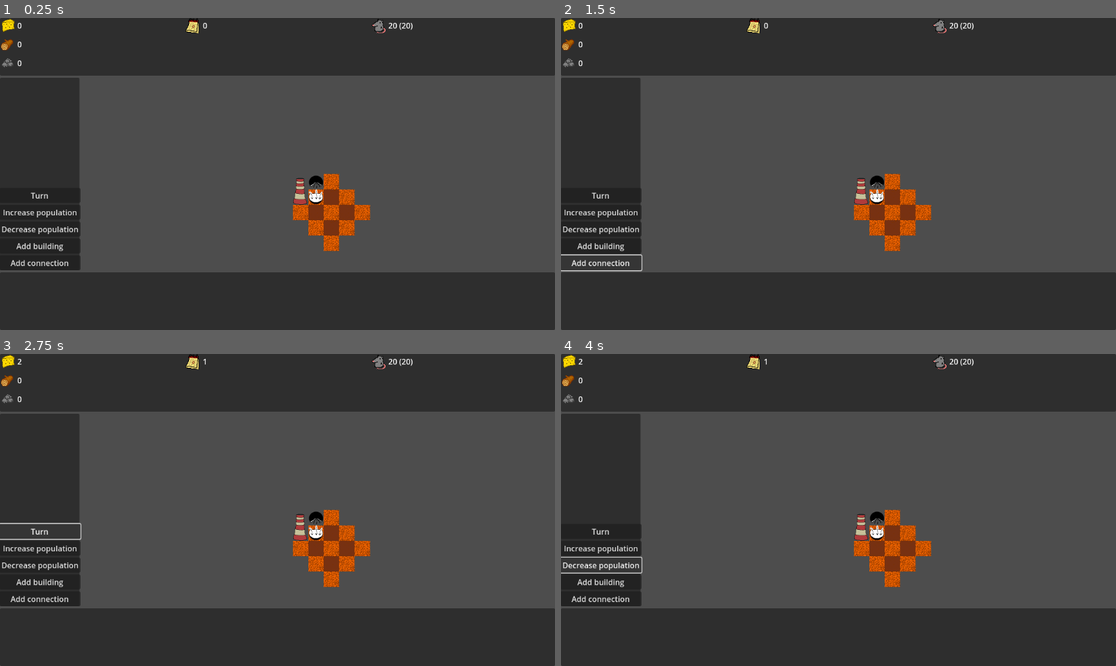
Above: before the commit, frames 1-4 (two rows, left to right).
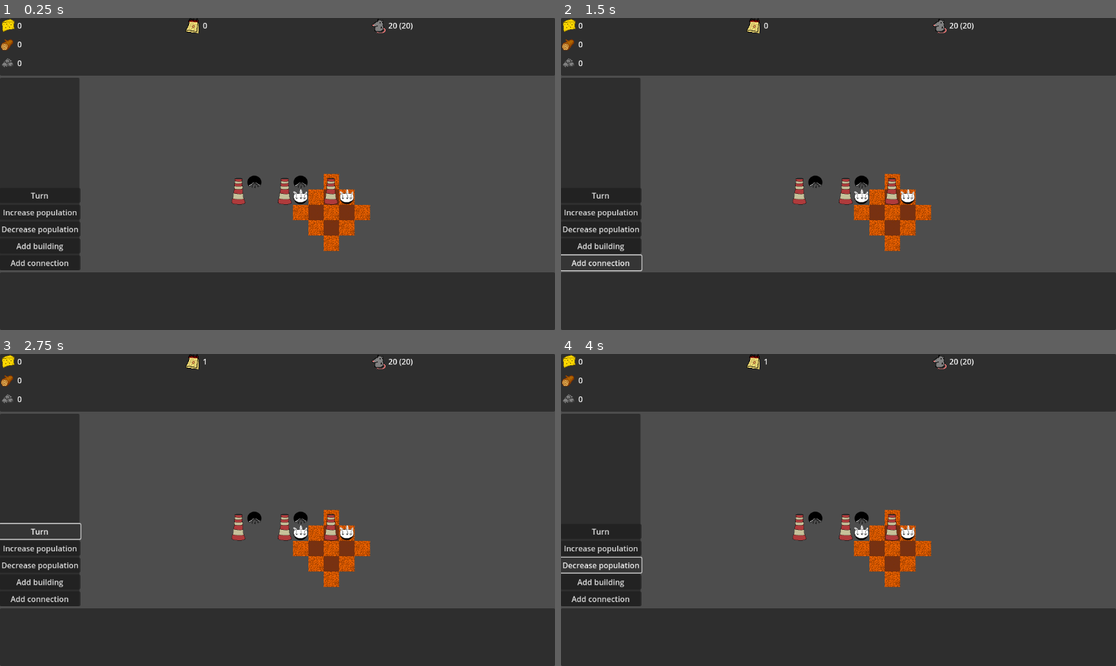
Above: after the commit, the same moments.

Repository: Roling551/td
Game: Godot game, scene res://scenes/node_2d.tscn
The game is run twice, just before and just after one commit, with the same random seed, the same clock (stepped at 60 frames per second) and the same inputs.
Inputs:
- Up to frame 1 (0.25 s): no input
- Up to frame 2 (1.5 s): click "Add building" at 0.5 s; click "Add connection" at 1.25 s
- Up to frame 3 (2.75 s): click "Turn" at 2 s
- Up to frame 4 (4 s): click "Increase population" at 2.75 s; click "Decrease population" at 3.5 s

The runs differ from the first frame. In frame 1, 1.0% of the frame differs, in the area x 41-64%, y 50-60%; in frame 2, 1.0%; in frame 3, 1.0%, in the area x 3-64%, y 1-60%; in frame 4, 1.0%.

Commit message:
Add basic production floow

Diff:
--- a/scripts/building_tiles/InputTile.gd
+++ b/scripts/building_tiles/InputTile.gd
@@ -1,6 +1,15 @@
 extends BuildingTile
 class_name InputTile
+
+var payload
 
 func _init(building):
 	super(building)
 	tile_type = TILE_TYPE.INPUT
+
+func forward(_payload):
+	payload = _payload
+	building.building_components["input"].activate(self)
+
+func connect_tile(_output_tile):
+	pass
--- a/scripts/building_tiles/OutputTile.gd
+++ b/scripts/building_tiles/OutputTile.gd
@@ -1,6 +1,15 @@
 extends BuildingTile
 class_name OutputTile
+
+var input_tile
 
 func _init(building):
 	super(building)
 	tile_type = TILE_TYPE.OUTPUT
+
+func connect_tile(_input_tile):
+	input_tile = _input_tile
+
+func forward(payload):
+	if input_tile != null:
+		input_tile.forward(payload)
--- a/scripts/buildings/Building.gd
+++ b/scripts/buildings/Building.gd
@@ -2,6 +2,7 @@
 class_name Building
 
 var building_components
+var functionalities = {}
 var active_panel
 var item_list
 
@@ -9,8 +10,8 @@
 	building_components = building_components_
 
 func action():
-	for name in building_components:
-		building_components[name].action()
+	if(functionalities.has("turn_action")):
+		functionalities["turn_action"].call()
 
 func activate_ui(active_panel_):
 	active_panel = active_panel_
--- a/scripts/buildings/BuildingsFactory.gd
+++ b/scripts/buildings/BuildingsFactory.gd
@@ -1,9 +1,34 @@
 extends Node
 class_name BuildingsFactory
 
-func get_buildings_patterns(main_script):
-	return [
-		{
+var main_script
+
+func _init(_main_script):
+	main_script = _main_script
+
+var sprites = {
+	"chimney1": {
+		"texture": preload("res://sprites/building_sprites/chimney1.png"),
+		"scale": 0.5,
+		"offset_x": 0,
+		"offset_y": -16
+	},
+	"input": {
+		"texture": preload("res://sprites/building_sprites/input.png"),
+		"scale": 0.5,
+		"offset_x": 0,
+		"offset_y": 0
+	},
+	"output": {
+		"texture": preload("res://sprites/building_sprites/output.png"),
+		"scale": 0.5,
+		"offset_x": 0,
+		"offset_y": 0
+	}
+}
+
+var buildings_patterns = {
+		"transformer":{
 			"name": "t1",
 			"tiles": [
 				{"position": Vector2i(0,0), "sprite":"chimney1"},
@@ -13,15 +38,82 @@
 			],
 			"components": {
 				"population": func(building): return PopulationComponent.new(main_script.population_container),
-				"productivity": func(building): return ProductivityComponent.new(building),
-				"resources" :
-					func(building):
-						return ResourcesComponent.new(
-							building,
-							main_script.resources_container,
-							func(productivity):
-								main_script.resources_container.change_resource("food", 2*productivity)
-						),
+				"productivity": func(building): return ProductivityComponent.new(building)
 			}
-		}
-	]
+		},
+		"provider":{
+			"name": "t1",
+			"tiles": [
+				{"position": Vector2i(0,0), "sprite":"chimney1"},
+				{"position": Vector2i(0,-1)},
+				{"position": Vector2i(1,-1), "sprite":"output", "type":BuildingTile.TILE_TYPE.OUTPUT},
+			],
+			"components": {
+				"population": func(building): return PopulationComponent.new(main_script.population_container),
+				"productivity": func(building): return ProductivityComponent.new(building)
+			}
+		},
+		"consumer":{
+			"name": "t1",
+			"tiles": [
+				{"position": Vector2i(0,0), "sprite":"chimney1"},
+				{"position": Vector2i(0,-1)},
+				{"position": Vector2i(1,0), "sprite":"input", "type":BuildingTile.TILE_TYPE.INPUT},
+			],
+			"components": {
+				"population": func(building): return PopulationComponent.new(main_script.population_container),
+				"productivity": func(building): return ProductivityComponent.new(building)
+			}
+		},
+	}
+
+func get_building_and_tiles(type):
+
+	var pattern = buildings_patterns[type]
+
+	var components = {}
+	var building = Building.new(components)
+
+	var tiles = []
+	var inputs = []
+	var outputs = []
+	for tile in pattern["tiles"]:
+		var result_tile = {}
+		var tile_instance = BuildingTileFactory.get_tile(tile.get("type"), building)
+		result_tile["tile"] = tile_instance
+
+		if tile.get("type") == BuildingTile.TILE_TYPE.OUTPUT:
+			outputs.append(tile_instance)
+		if tile.get("type") == BuildingTile.TILE_TYPE.INPUT:
+			inputs.append(tile_instance)
+
+		if tile.has("sprite"):
+			result_tile["sprite"]=sprites[tile["sprite"]]
+		result_tile["position"]=tile["position"]
+		tiles.push_back(result_tile)
+
+	if type=="transformer" || type=="consumer":
+		components["input"] = InputComponent.new(building, inputs)
+
+	if type=="transformer" || type=="provider":
+		#components["output"] = OutputComponent.new()
+		pass
+
+	if type=="transformer":
+		components["transformer"] = TransformerComponent.new(building, inputs[0], outputs[0])
+
+	if type=="provider":
+		components["provider"] = ProviderComponent.new(building, outputs[0])
+
+	if type=="consumer":
+		components["consumer"] = ConsumerComponent.new(building, inputs[0])
+
+
+
+	for component_name in pattern["components"]:
+		components[component_name] = pattern["components"][component_name].call(building)
+
+	return {
+		"building": building,
+		"tiles": tiles
+	}
--- a/scripts/buildings/BuildingsList.gd
+++ b/scripts/buildings/BuildingsList.gd
@@ -4,51 +4,25 @@
 var tiles = {}
 var buildings = []
 
-var sprites = {
-	"chimney1": {
-		"texture": preload("res://sprites/building_sprites/chimney1.png"),
-		"scale": 0.5,
-		"offset_x": 0,
-		"offset_y": -16
-	},
-	"input": {
-		"texture": preload("res://sprites/building_sprites/input.png"),
-		"scale": 0.5,
-		"offset_x": 0,
-		"offset_y": 0
-	},
-	"output": {
-		"texture": preload("res://sprites/building_sprites/output.png"),
-		"scale": 0.5,
-		"offset_x": 0,
-		"offset_y": 0
-	}
-}
-
 func get_building_at(tile_map, location):
 	if tiles.has([tile_map, location]):
 		return tiles[[tile_map, location]].building
 
-func create_building(building_pattern, tile_map, location):
-	for tile in building_pattern["tiles"]:
+func add_building(building_and_tiles, tile_map, location):
+	for tile in building_and_tiles["tiles"]:
 		if tiles.has([tile_map, location+tile["position"]]):
 			return
 
-	var components = {}
-	var building = Building.new(components)
-	for component_name in building_pattern["components"]:
-		components[component_name] = building_pattern["components"][component_name].call(building)
-
-	for tile in building_pattern["tiles"]:
+	for tile in building_and_tiles["tiles"]:
 		if tile.has("sprite"):
+			var sprite = tile["sprite"]
 			var sprite_node = Sprite2D.new()
-			var sprite = sprites[tile["sprite"]]
 			sprite_node.texture = sprite["texture"]
 			sprite_node.scale = Vector2(sprite["scale"],sprite["scale"])
 			tile_map.add_child(sprite_node)
 			sprite_node.position = tile_to_world_position(tile_map, location+tile["position"]) + Vector2(sprite["offset_x"], sprite["offset_y"])
-		tiles[[tile_map, location+tile["position"]]] = BuildingTileFactory.get_tile(tile.get("type"), building)
-	buildings.push_back(building)
+		tiles[[tile_map, location+tile["position"]]] = tile["tile"]
+	buildings.push_back(building_and_tiles["building"])
 
 func tile_to_world_position(tile_map, tile_pos):
 	return tile_map.map_to_local(tile_pos) + tile_map.global_position
--- /dev/null
+++ b/scripts/buildings_io/ConsumerComponent.gd
@@ -0,0 +1,11 @@
+extends Node
+class_name ConsumerComponent
+
+var building
+var input: InputTile
+
+func _init(_building, _input):
+	building = _building
+	input = _input
+	building.functionalities["input_action"] = func():
+		print(input.payload)
--- /dev/null
+++ b/scripts/buildings_io/InputComponent.gd
@@ -0,0 +1,23 @@
+extends Node
+class_name InputComponent
+
+var building
+var inputs
+var not_activated = {}
+var activated = {}
+
+func _init(_building, _inputs):
+	building = _building
+	inputs = _inputs
+	new_turn()
+
+func new_turn():
+	for input in inputs:
+		not_activated[input] = null
+	activated = {}
+
+func activate(input):
+	not_activated.erase(input)
+	activated[input]=null
+	if not_activated.is_empty():
+		building.functionalities["input_action"].call()
--- /dev/null
+++ b/scripts/buildings_io/OutputComponent.gd
@@ -0,0 +1,2 @@
+extends Node
+class_name OutputComponent
--- /dev/null
+++ b/scripts/buildings_io/ProviderComponent.gd
@@ -0,0 +1,11 @@
+extends Node
+class_name ProviderComponent
+
+var building
+var output: OutputTile
+
+func _init(_building, _output):
+	building = _building
+	output = _output
+	building.functionalities["turn_action"] = func():
+		output.forward("test")
--- /dev/null
+++ b/scripts/buildings_io/TransformerComponent.gd
@@ -0,0 +1,19 @@
+extends Node
+class_name TransformerComponent
+
+var building
+var input: InputTile
+var output: OutputTile
+
+func _init(_building, _input, _output):
+	building = _building
+	input = _input
+	output = _output
+	building.functionalities["input_action"] = func():
+		output.forward(input.payload + "_a")
+
+func provide():
+	return 1
+
+func consume():
+	pass
--- a/scripts/main/DevActions.gd
+++ b/scripts/main/DevActions.gd
@@ -15,7 +15,7 @@
 	main.population_container.change_population(change)
 
 func add_building_action(tile_map, tile_position):
-	main.buildings_list.create_building(main.buildings_patterns[0], tile_map, tile_position)
+	main.add_building("transformer",tile_map, tile_position)
 
 func set_add_connection_action():
 	main.main_ui.set_2_point_action(
@@ -27,7 +27,8 @@
 		func(first_value, tile_map, tile_position):
 			var second_value = main.buildings_list.tiles.get([tile_map, tile_position])
 			if second_value != null && BuildingTile.can_tiles_connect(first_value, second_value):
-				print("Connection")
+				first_value.connect_tile(second_value)
+				second_value.connect_tile(first_value)
 	)
 
 func _ready():
--- a/scripts/main/MainScript.gd
+++ b/scripts/main/MainScript.gd
@@ -7,17 +7,20 @@
 @export var population_container : Node
 @export var time_container : Node
 @export var active_panel : Node
-@onready var buildings_patterns = BuildingsFactory.new().get_buildings_patterns(self)
+@onready var building_factory = BuildingsFactory.new(self)
+#@onready var buildings_patterns = building_factory.get_buildings_patterns()
 @onready var buildings_list = BuildingsList.new()
 @onready var main_ui = MainUI.new(self)
 
-func add_building(tile_map, tile_position):
-	buildings_list.create_building(buildings_patterns[0], tile_map, tile_position)
+func add_building(tile_map, tile_position, type):
+	buildings_list.add_building(building_factory.get_building_and_tiles(type), tile_map, tile_position)
 
 func _ready():
 	add_child(main_ui)
 
-	add_building(tile_map, Vector2i(1,1))
+	add_building(tile_map, Vector2i(-3,1), "provider")
+	add_building(tile_map, Vector2i(0,1), "transformer")
+	add_building(tile_map, Vector2i(3,1), "consumer")
 
 func turn():
 	time_container.proceed_turn()
